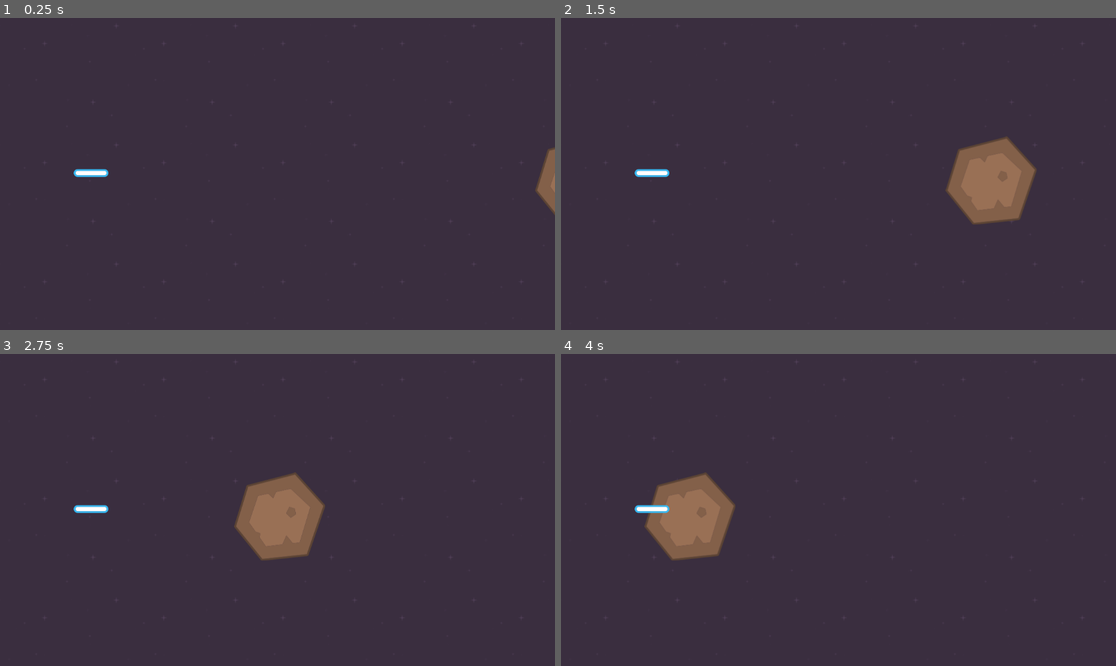
Above: before the commit, frames 1-4 (two rows, left to right).
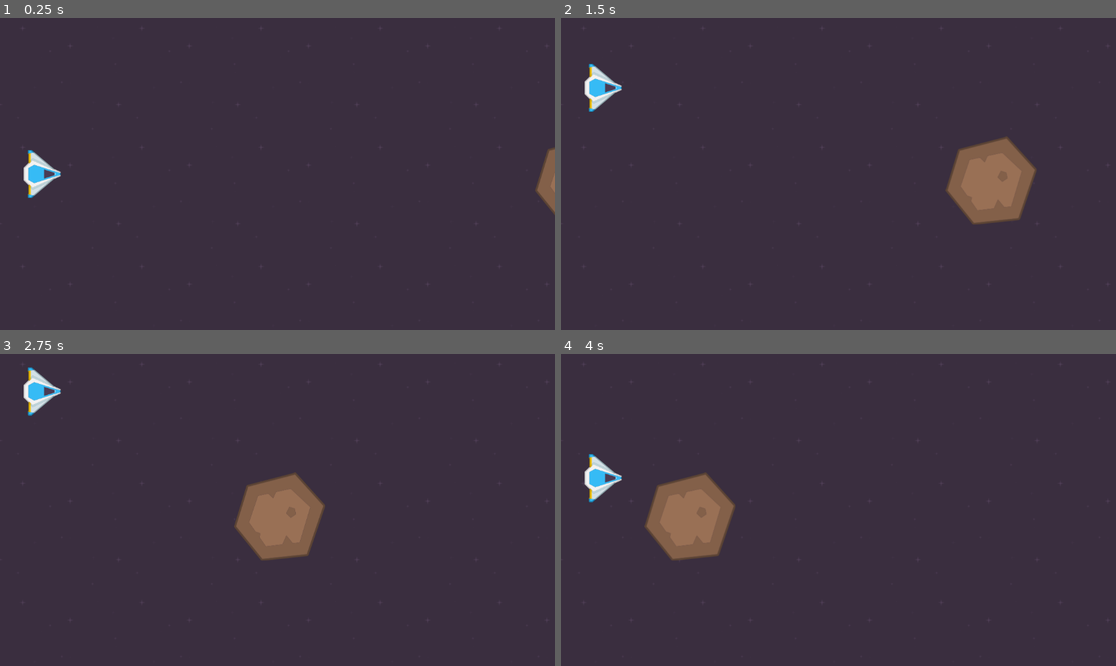
Above: after the commit, the same moments.

Repository: hatorob/learn-dev-games-godot-asteroid-shooter
Game: Godot game, scene res://scenes/main/main.tscn
Same seed, same stepped clock (60 frames per second), same inputs: the game is played once before the commit and once after it. The project has no main scene, so this scene is started directly.
Inputs:
- Up to frame 1 (0.25 s): no input
- Up to frame 2 (1.5 s): hold Up (move_up, bound only after the commit) 0.53-1.28 s; hold Down (move_down, bound only after the commit) from 1.28 s (still down)
- Up to frame 3 (2.75 s): release Down (move_down, bound only after the commit) at 2.03 s; hold Up (move_up, bound only after the commit) from 2.03 s (still down)
- Up to frame 4 (4 s): release Up (move_up, bound only after the commit) at 3.53 s; hold Down (move_down, bound only after the commit) from 3.53 s (still down)

The runs differ from the first frame. In frame 1, 0.7% of the frame differs, in the area x 4-22%, y 40-58%; in frame 2, 0.7%; in frame 3, 0.7%; in frame 4, 0.7%, in the area x 4-20%, y 32-52%.

Commit message:
feat: Agregamos player y los movimientos de arriba y abajo. También creamos las paredes para que la nave colisione con ellas

Diff:
--- a/project.godot
+++ b/project.godot
@@ -14,6 +14,21 @@
 config/features=PackedStringArray("4.6", "Mobile")
 config/icon="res://icon.svg"
 
+[input]
+
+move_up={
+"deadzone": 0.2,
+"events": [Object(InputEventKey,"resource_local_to_scene":false,"resource_name":"","device":-1,"window_id":0,"alt_pressed":false,"shift_pressed":false,"ctrl_pressed":false,"meta_pressed":false,"pressed":false,"keycode":0,"physical_keycode":4194320,"key_label":0,"unicode":0,"location":0,"echo":false,"script":null)
+, Object(InputEventKey,"resource_local_to_scene":false,"resource_name":"","device":-1,"window_id":0,"alt_pressed":false,"shift_pressed":false,"ctrl_pressed":false,"meta_pressed":false,"pressed":false,"keycode":0,"physical_keycode":87,"key_label":0,"unicode":119,"location":0,"echo":false,"script":null)
+]
+}
+move_down={
+"deadzone": 0.2,
+"events": [Object(InputEventKey,"resource_local_to_scene":false,"resource_name":"","device":-1,"window_id":0,"alt_pressed":false,"shift_pressed":false,"ctrl_pressed":false,"meta_pressed":false,"pressed":false,"keycode":0,"physical_keycode":4194322,"key_label":0,"unicode":0,"location":0,"echo":false,"script":null)
+, Object(InputEventKey,"resource_local_to_scene":false,"resource_name":"","device":-1,"window_id":0,"alt_pressed":false,"shift_pressed":false,"ctrl_pressed":false,"meta_pressed":false,"pressed":false,"keycode":0,"physical_keycode":83,"key_label":0,"unicode":115,"location":0,"echo":false,"script":null)
+]
+}
+
 [physics]
 
 3d/physics_engine="Jolt Physics"
--- a/scenes/main/main.tscn
+++ b/scenes/main/main.tscn
@@ -2,17 +2,56 @@
 
 [ext_resource type="Texture2D" uid="uid://cymnql4of0twx" path="res://assets/sprites/background.png" id="1_hyk8p"]
 [ext_resource type="PackedScene" uid="uid://ber3er2visd3a" path="res://scenes/asteroids/big_asteroid.tscn" id="2_iuonh"]
-[ext_resource type="PackedScene" uid="uid://mlqmrplm7cwf" path="res://scenes/laser/laser.tscn" id="3_k2fmo"]
+[ext_resource type="PackedScene" uid="uid://u57j8cw0hyvx" path="res://scenes/player/player.tscn" id="3_k2fmo"]
+
+[sub_resource type="RectangleShape2D" id="RectangleShape2D_k2fmo"]
+size = Vector2(1169, 20)
+
+[sub_resource type="RectangleShape2D" id="RectangleShape2D_l3cfh"]
+size = Vector2(18, 690)
 
 [node name="Main" type="Node2D" unique_id=690089872]
 
 [node name="Background" type="Sprite2D" parent="." unique_id=1214120020]
-position = Vector2(559, 338)
+position = Vector2(612, 343)
 texture = ExtResource("1_hyk8p")
 
 [node name="BigAsteroid" parent="." unique_id=1669415260 instance=ExtResource("2_iuonh")]
 position = Vector2(1268, 338)
 speed = 250.0
 
-[node name="Laser" parent="." unique_id=282477043 instance=ExtResource("3_k2fmo")]
-position = Vector2(189, 322)
+[node name="Player" parent="." unique_id=675850903 instance=ExtResource("3_k2fmo")]
+position = Vector2(88, 324)
+
+[node name="Walls" type="Node2D" parent="." unique_id=1810165607]
+
+[node name="TopWall" type="StaticBody2D" parent="Walls" unique_id=1800065143]
+position = Vector2(2, -9)
+metadata/_edit_group_ = true
+
+[node name="CollisionShape2D" type="CollisionShape2D" parent="Walls/TopWall" unique_id=979977851]
+position = Vector2(574.5, 0)
+shape = SubResource("RectangleShape2D_k2fmo")
+
+[node name="ButtomWall" type="StaticBody2D" parent="Walls" unique_id=872703537]
+position = Vector2(1, 656)
+metadata/_edit_group_ = true
+
+[node name="CollisionShape2D" type="CollisionShape2D" parent="Walls/ButtomWall" unique_id=169530203]
+position = Vector2(574.5, 0)
+shape = SubResource("RectangleShape2D_k2fmo")
+
+[node name="LeftWall" type="StaticBody2D" parent="Walls" unique_id=1132791819]
+metadata/_edit_group_ = true
+
+[node name="CollisionShape2D" type="CollisionShape2D" parent="Walls/LeftWall" unique_id=743740372]
+position = Vector2(-9, 327)
+shape = SubResource("RectangleShape2D_l3cfh")
+
+[node name="RightWall2" type="StaticBody2D" parent="Walls" unique_id=1218625621]
+position = Vector2(1169, -1)
+metadata/_edit_group_ = true
+
+[node name="CollisionShape2D" type="CollisionShape2D" parent="Walls/RightWall2" unique_id=1577636028]
+position = Vector2(-9, 327)
+shape = SubResource("RectangleShape2D_l3cfh")
--- /dev/null
+++ b/scenes/player/player.gd
@@ -0,0 +1,13 @@
+extends CharacterBody2D
+@export var speed_player: float
+
+# Método _physics_process que esta sincronizado con las físicas del motor, se ejecuta que se procesa colisiones físicas, movimientos, etc.
+# Físicas
+# Movimientos de cuerpos físicos (CharacterBody2D, RigidBody2D)
+# Por defecto se ejecuta 60 veces por segundo y por intervalos fijos
+func _physics_process(delta):
+	var y_input = Input.get_axis("move_up","move_down")
+	# print(y_input)
+	velocity.y = y_input * speed_player
+	# mueve al cuerpo basado en su propiedad velocity
+	move_and_slide()
--- /dev/null
+++ b/scenes/player/player.tscn
@@ -0,0 +1,17 @@
+[gd_scene format=3 uid="uid://u57j8cw0hyvx"]
+
+[ext_resource type="Script" uid="uid://i2fw7vk1f0lc" path="res://scenes/player/player.gd" id="1_dovo2"]
+[ext_resource type="Texture2D" uid="uid://bkpsqraid8ewd" path="res://assets/sprites/ship.png" id="2_gmlin"]
+
+[node name="Player" type="CharacterBody2D" unique_id=675850903]
+script = ExtResource("1_dovo2")
+speed_player = 450.0
+metadata/_edit_group_ = true
+
+[node name="Sprite2D" type="Sprite2D" parent="." unique_id=125059014]
+rotation = 1.5707964
+scale = Vector2(0.7, 0.7)
+texture = ExtResource("2_gmlin")
+
+[node name="CollisionPolygon2D" type="CollisionPolygon2D" parent="." unique_id=167404132]
+polygon = PackedVector2Array(40, -1, -28, -54, -28, 54)
Not shown, added: scenes/player/player.gd.uid
